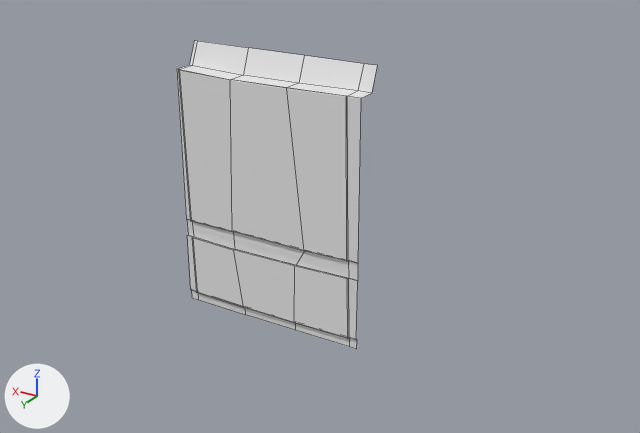
What one commit did to the Blender file Content/Game_Art/Blender/Porte.blend.
One viewpoint serves both versions: a 50 mm lens placed at (-0.47, 6.44, 4.53), pointed at (3.58, -0.31, 1.15). The axes (+X, +Y, +Z) are drawn at lower left. The lights are the same throughout. Mesh edges are drawn as thin lines. Materials are left out; every surface is plain grey.

The scene before the commit, as lines of its bpy script (objects in view):
```python
me_cube_001 = bpy.data.meshes.new('Cube.001')
me_cube_001.from_pydata(...)  # 76 vertices, 61 faces; spans x -1.0..1.0, y -0.3..0.0, z 0.0..2.7
me_cube_001.polygons.foreach_set('use_smooth', [True] * 61)
# faces by material slot: [6, 55]
me_cube_001.materials.append(mat_wall_01)
me_cube_001.materials.append(mat_wood_01)
ob_cube_002 = bpy.data.objects.new('Cube.002', me_cube_001)
ob_cube_002.location = (2.0, 0.0, 0.0)
ob_cube_002.hide_set(True)
ob_cube_005 = bpy.data.objects.new('Cube.005', me_cube_001)
ob_cube_005.location = (4.0, 0.0, 0.0)
```
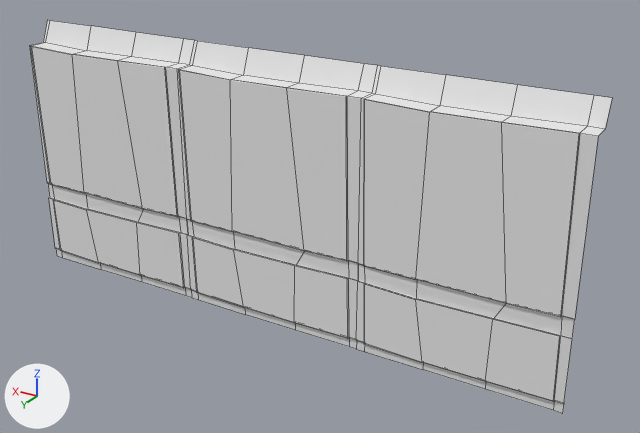
Changed parts and their boxes [x1, y1, x2, y2] in the pictures (640 x 433 px):
'Cube.002', shown
    after: [356, 66, 612, 413]
'Cube.007', added
    after: [29, 20, 194, 298]

The change, as a list of edits to the scene's bpy script:
```text
Add me_cube_005:
    me_cube_005.from_pydata(...)  # 76 vertices, 61 faces; spans x -1.0..1.0, y -0.3..0.0, z 0.0..2.7
    me_cube_005.polygons.foreach_set('use_smooth', [True] * 61)
Add me_cube_008:
    me_cube_008.from_pydata(...)  # 76 vertices, 61 faces; spans x -1.0..1.0, y -0.3..0.0, z 0.0..2.7
    me_cube_008.polygons.foreach_set('use_smooth', [True] * 61)
Change ob_cube_002:
    ob_cube_002: bpy.data.objects.new('Cube.002', me_cube_001) -> bpy.data.objects.new('Cube.002', me_cube_005)
    remove ob_cube_002.hide_set(True)
Add ob_cube_007:
    ob_cube_007 = bpy.data.objects.new('Cube.007', me_cube_008)
    ob_cube_007.location = (6.0, 0.0, 0.0)
```
